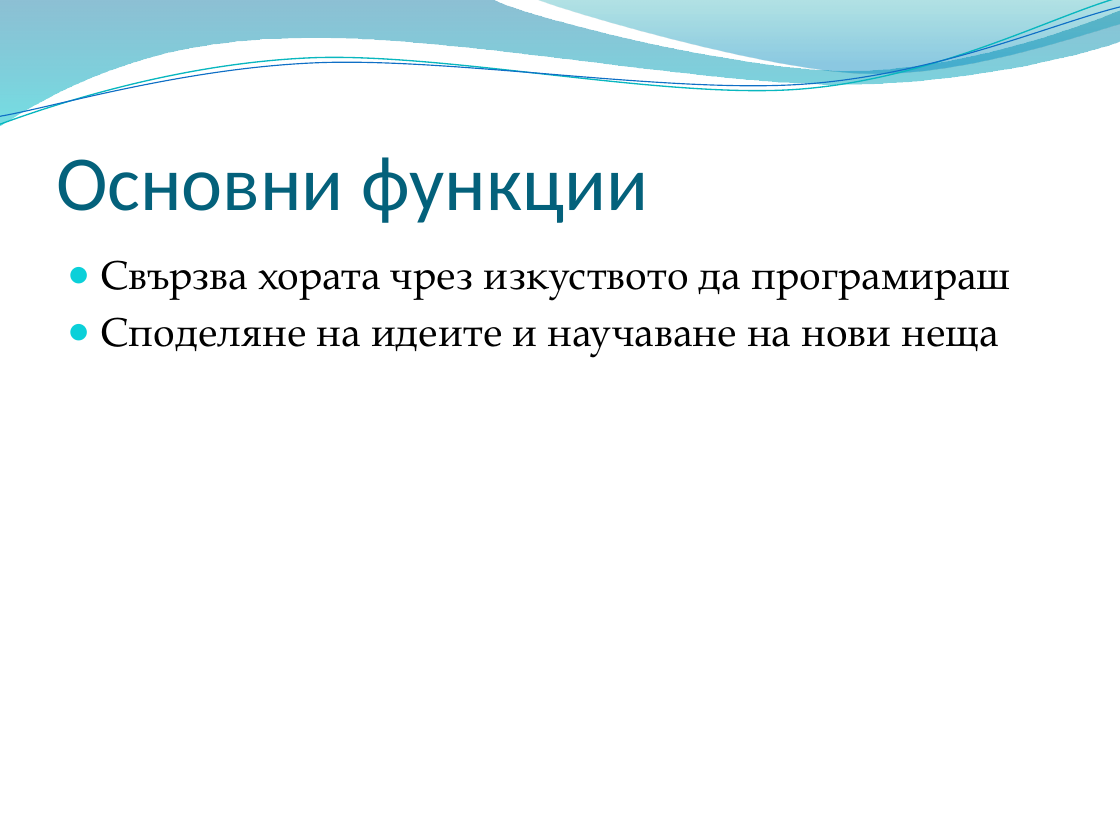
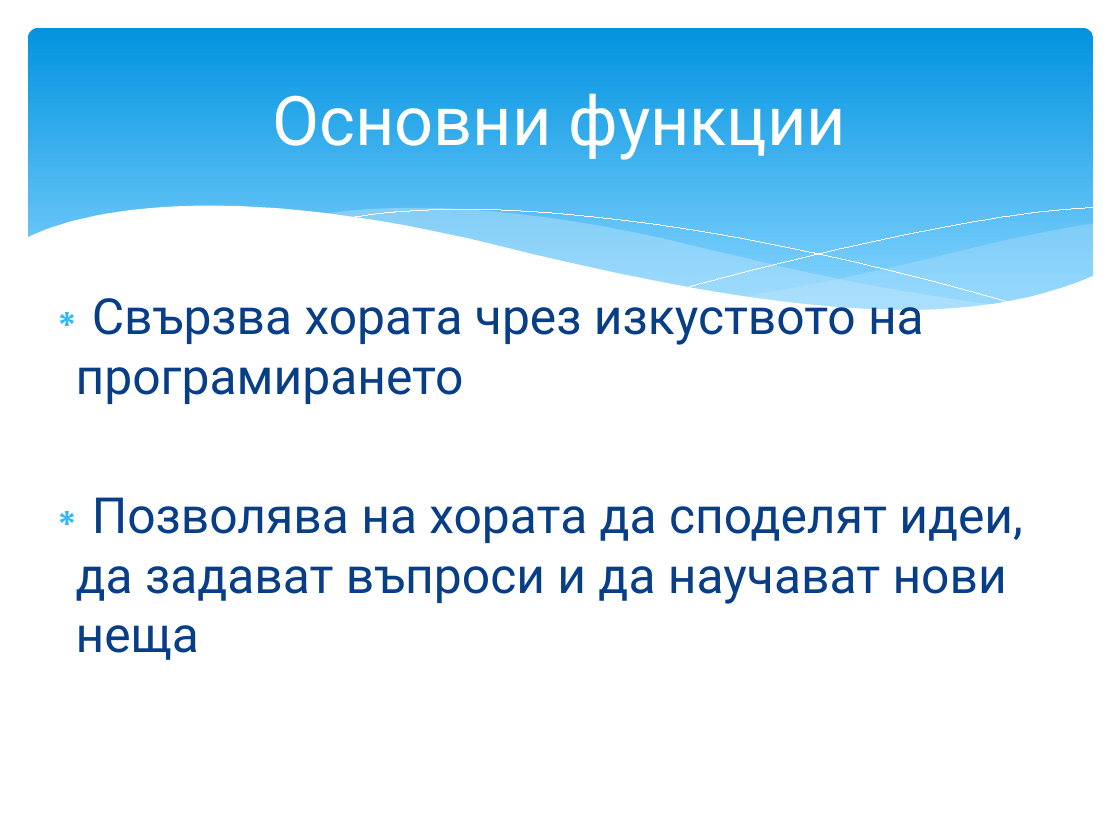
Before and after one commit to NickSot/HackTUES3, a slide deck: slide 2 of Wire.pptx. Drawn at 1120x840 pixels with LibreOffice and Linux fonts; fonts in the diff are those of the drawing; background and template pictures are left out. Boxes give left, top, right and bottom in pixels: in the first picture for what was removed or moved away, otherwise in the second. Text is boxed around its words. In the diff, an @@ line names an element or a change of style, - is before the commit and + after.

```diff
--- a/Wire.pptx
+++ b/Wire.pptx
@@ freeform shape removed at (0,0,1120,127) @@
@@ freeform shape removed at (0,0,1120,131) @@
@@ freeform shape removed at (0,7,1120,125) @@
@@ rounded rectangle added at (28,28,1093,330), fill gradient #0293E0 to #83D3FE @@
@@ freeform shape removed at (536,0,1120,77) @@
@@ title "Основни функции": place and size @@
-title "Основни функции" at (56,157,648,223)
+title "Основни функции" at (273,93,847,160)
@@ title "Основни функции" at (273,93,847,160): size 50 to 44 pt, font Calibri to Roboto, text colour #04617B to #FFFFFF; alignment left to centre; vertical alignment bottom to middle @@
@@ group added at (26,206,1094,368): 5 freeform shapes @@
@@ text at (76,288,1023,660): text changed; size 26 to 32 pt; font TeX Gyre Pagella to Roboto; text colour #000000 to #073E87 @@
-● Свързва хората чрез изкуството да програмираш
-● Споделяне на идеите и научаване на нови неща
+∗ Свързва хората чрез изкуството на програмирането
+∗ Позволява на хората да споделят идеи, да задават въпроси и да научават нови неща
```
Also in this commit, not shown: 3 other slides changed, 1 slide added, 1 slide removed.
